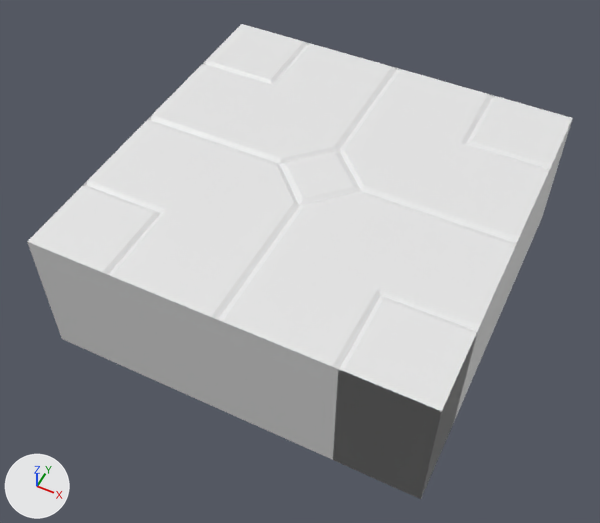
Two versions of the Blender file Kevins Stuff/Arena/Floor.blend, one commit apart.
Camera for both pictures: a 50 mm camera at (10.1, -22.0, 22.1) aimed at (-0.2, -1.3, -3.8). Lighting does not change. The marker at lower left points along +X, +Y and +Z.

Script lines for the objects in view, before the commit:
```python
me_plane = bpy.data.meshes.new('Plane')
me_plane.from_pydata(...)  # 148 vertices, 114 faces; spans x -1.0..1.0, y -1.0..1.0, z -0.73..0.01
ob_plane = bpy.data.objects.new('Plane', me_plane)
ob_plane.location = (0.0, 0.0, 0.0)
ob_plane.scale = (7.94, 7.94, 7.94)
```
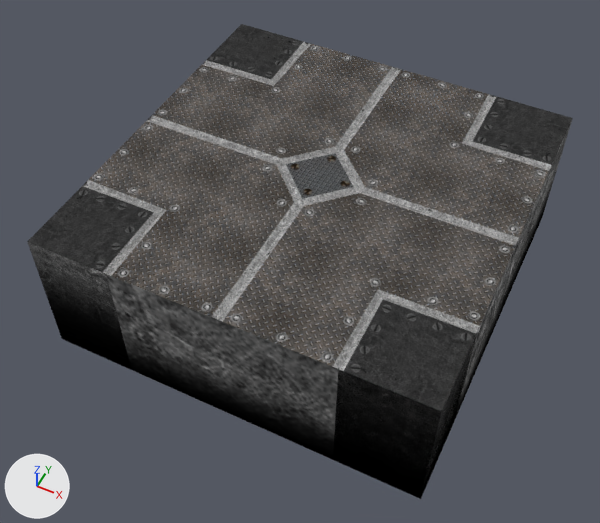
Location of each change, (x1, y1, x2, y2) in pixels of the pictures (600 x 523 px):
'Plane', recoloured (white to grey)
    both: (27, 24, 573, 499)

Patch to the scene script:
```diff
--- a/Kevins Stuff/Arena/Floor.blend.py
+++ b/Kevins Stuff/Arena/Floor.blend.py
@@ img_floor_text_png @@
+img_floor_text_png = load_image('Floor_Text.png', 'Floor_Text.png', 1024, 1024, 'sRGB')
@@ mat_material @@
+mat_material = diffuse_material('Material')
+mat_material.texture = img_floor_text_png
@@ me_plane @@
 me_plane.from_pydata(...)  # 148 vertices, 114 faces; spans x -1.0..1.0, y -1.0..1.0, z -0.73..0.01
+me_plane.materials.append(mat_material)  # picture img_floor_text_png
```
